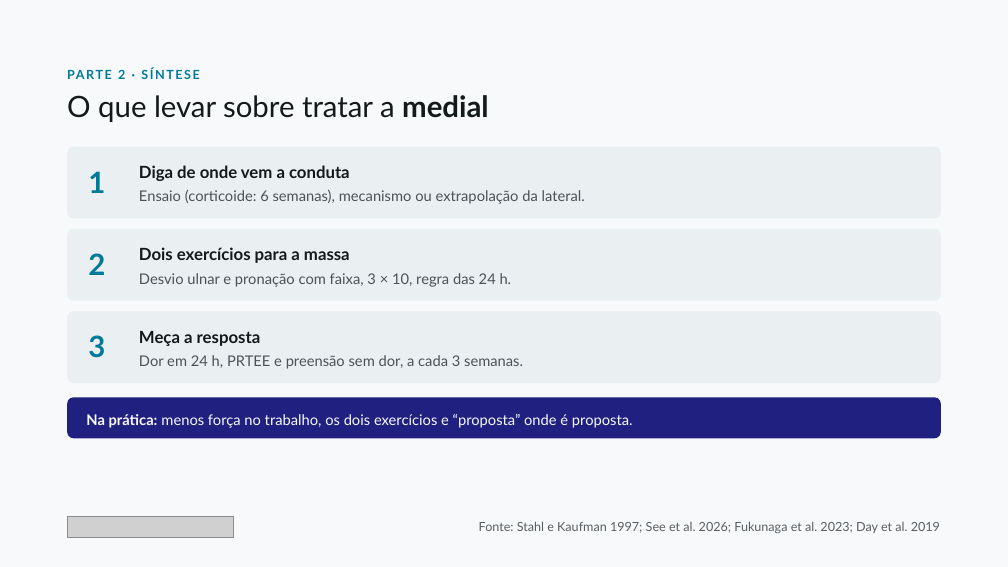
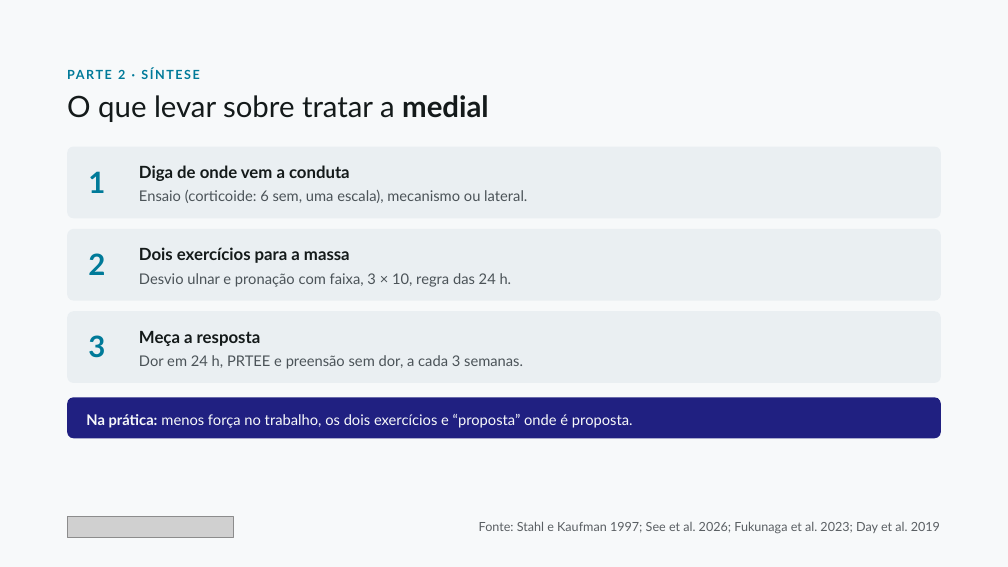
Before and after one commit to dossantosdanieel/illic, a slide deck: slide 21 of aulas/2026-11-cotovelo-medial-e-mao/04_aula/cotovelo-medial-e-mao.pptx. Drawn at 1008x567 pixels with LibreOffice and Linux fonts; fonts in the diff are those of the drawing; grey boxes stand for pictures. Boxes give left, top, right and bottom in pixels: in the first picture for what was removed or moved away, otherwise in the second. Text is boxed around its words. In the diff, an @@ line names an element or a change of style, - is before the commit and + after.

```diff
--- a/aulas/2026-11-cotovelo-medial-e-mao/04_aula/cotovelo-medial-e-mao.pptx
+++ b/aulas/2026-11-cotovelo-medial-e-mao/04_aula/cotovelo-medial-e-mao.pptx
@@ text at [139, 190, 527, 203]: text changed @@
-Ensaio (corticoide: 6 semanas), mecanismo ou extrapolação da lateral.
+Ensaio (corticoide: 6 sem, uma escala), mecanismo ou lateral.
```
Also in this commit, not shown: 4 other slides changed, 21 other files.
